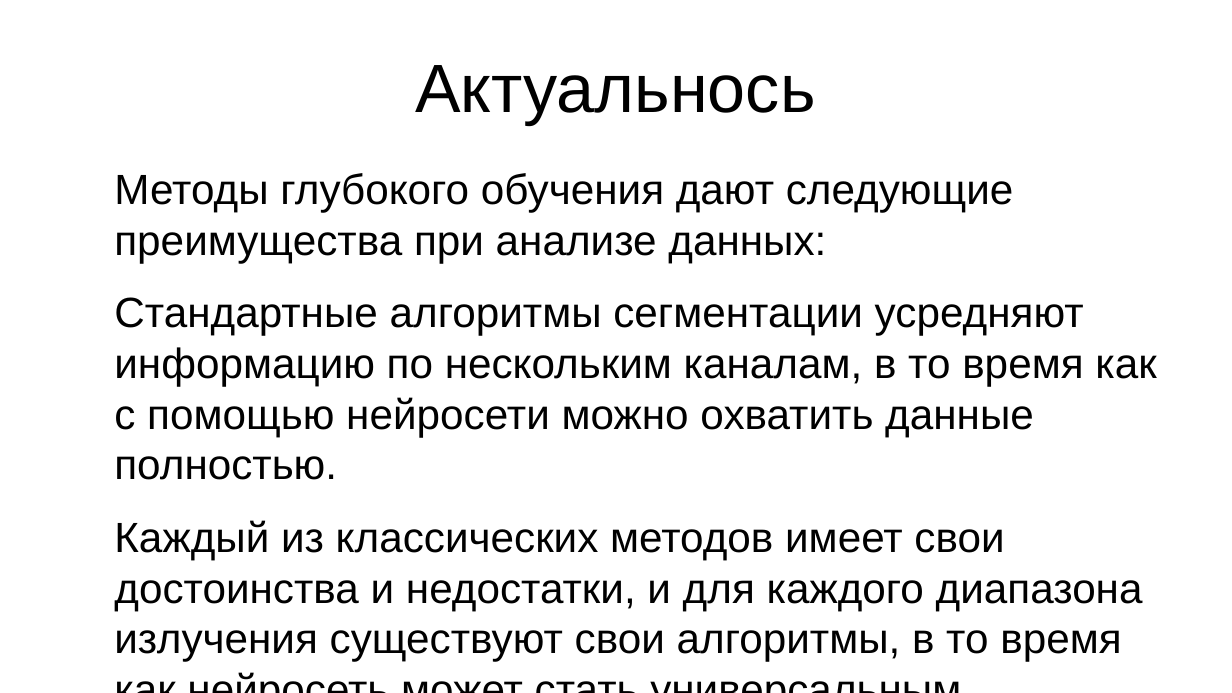
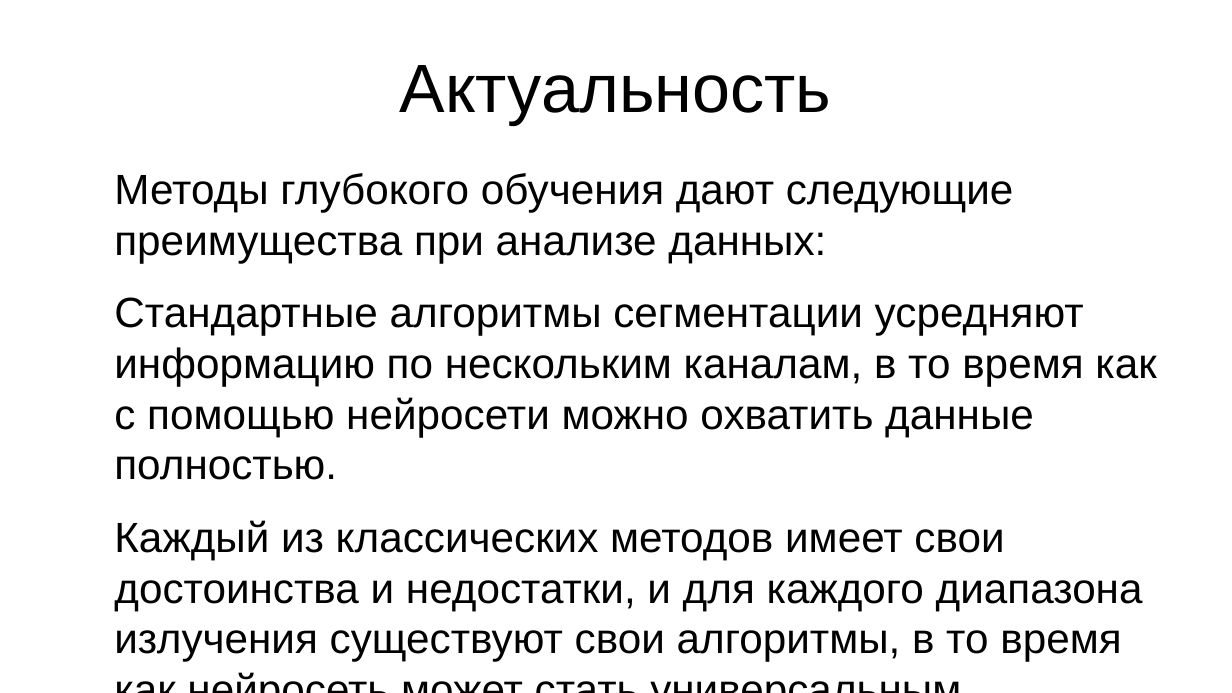
Before and after one commit to rt2122/data-segmentation-2, a slide deck: slide 4 of text/presentation_7sem.odp. Drawn at 1232x693 pixels with LibreOffice and Linux fonts; fonts in the diff are those of the drawing. Boxes give left, top, right and bottom in pixels: in the first picture for what was removed or moved away, otherwise in the second. Text is boxed around its words. In the diff, an @@ line names an element or a change of style, - is before the commit and + after.

```diff
--- a/text/presentation_7sem.odp
+++ b/text/presentation_7sem.odp
@@ title at box(400, 65, 831, 125): text changed @@
-Актуальнось
+Актуальность
```
Also in this commit, not shown: 4 other slides changed, 1 slide added, 1 slide removed, 2 other files.
